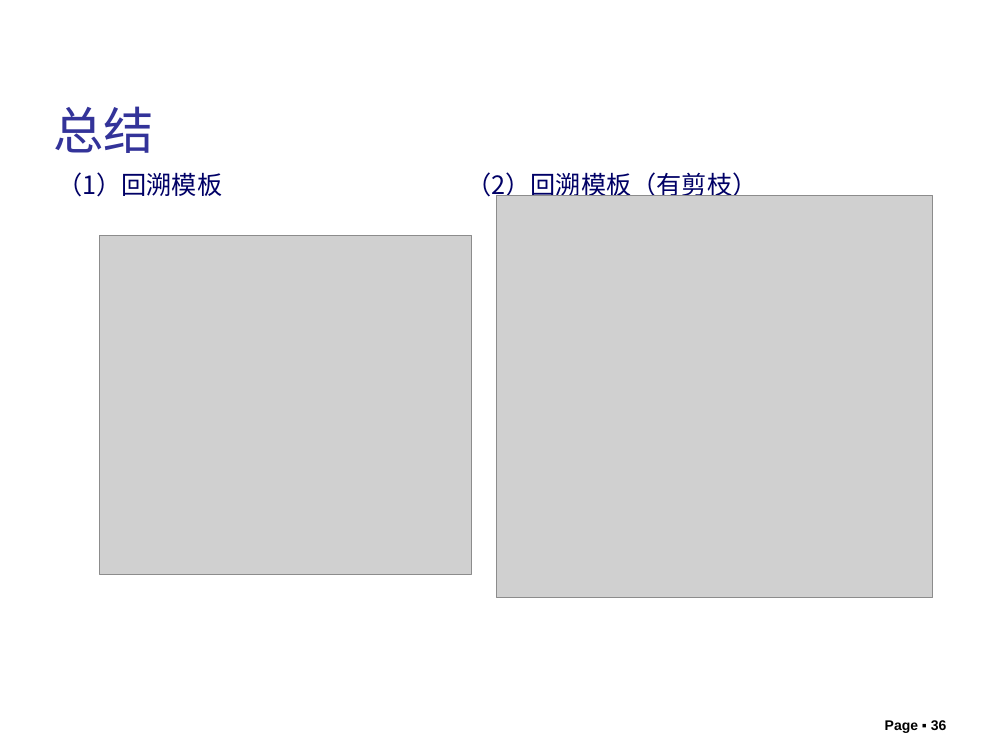
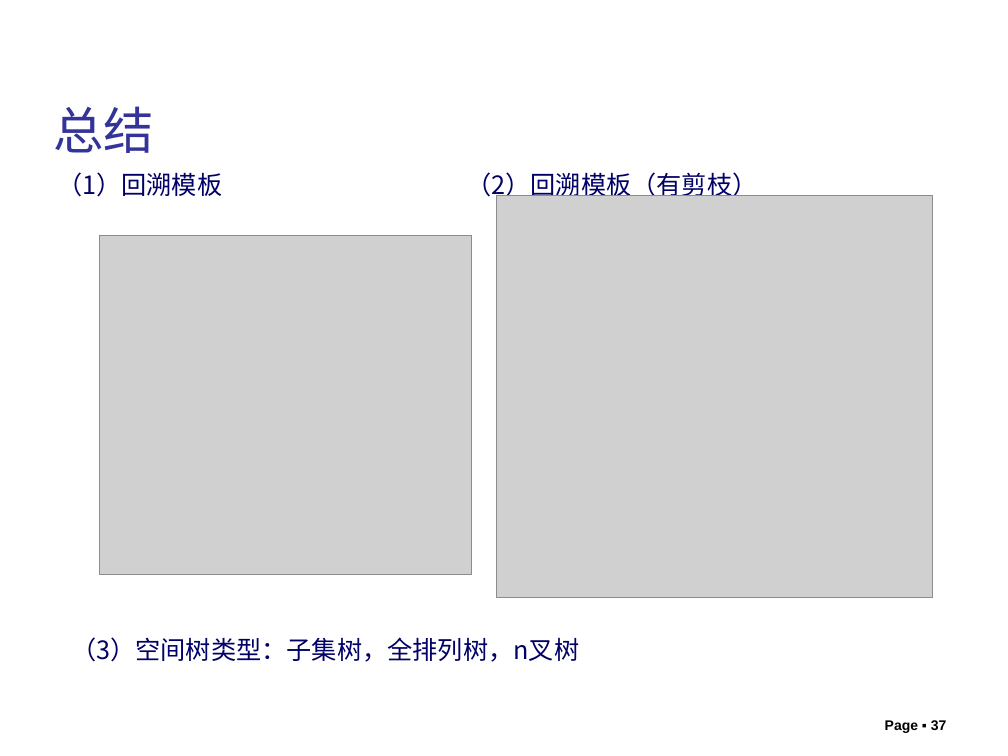
Before and after one commit to liutongling/DP, a slide deck: slide 37 of file/第6章 回朔法.pptx (slide 36 before the commit). Drawn at 1008x756 pixels with LibreOffice and Linux fonts; fonts in the diff are those of the drawing; grey boxes stand for pictures; background and template pictures are left out. Boxes give left, top, right and bottom in pixels: in the first picture for what was removed or moved away, otherwise in the second. Text is boxed around its words. In the diff, an @@ line names an element or a change of style, - is before the commit and + after.

```diff
--- a/file/第6章 回朔法.pptx
+++ b/file/第6章 回朔法.pptx
@@ text added at [71,637,579,662], 18 pt, text #000066 @@
+（3）空间树类型：子集树，全排列树，n叉树
@@ page number at [885,720,947,733]: text changed @@
-Page ▪ 36
+Page ▪ 37
```
Also in this commit, not shown: 1 slide added, 1 other file.
